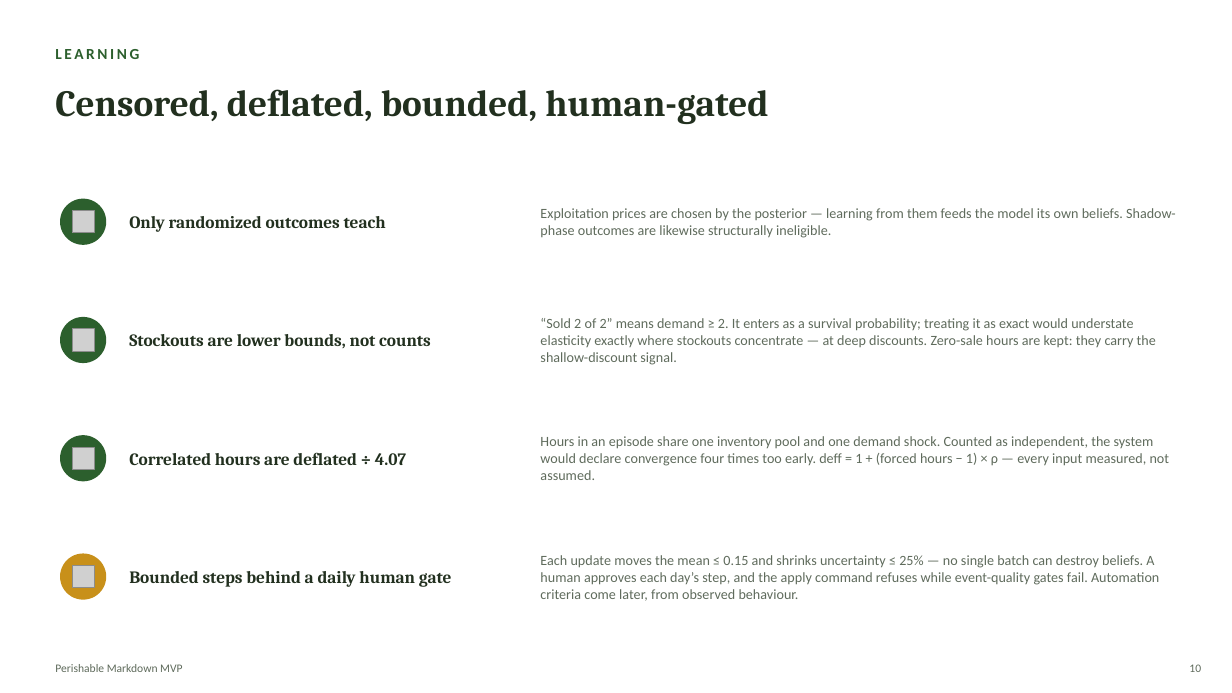
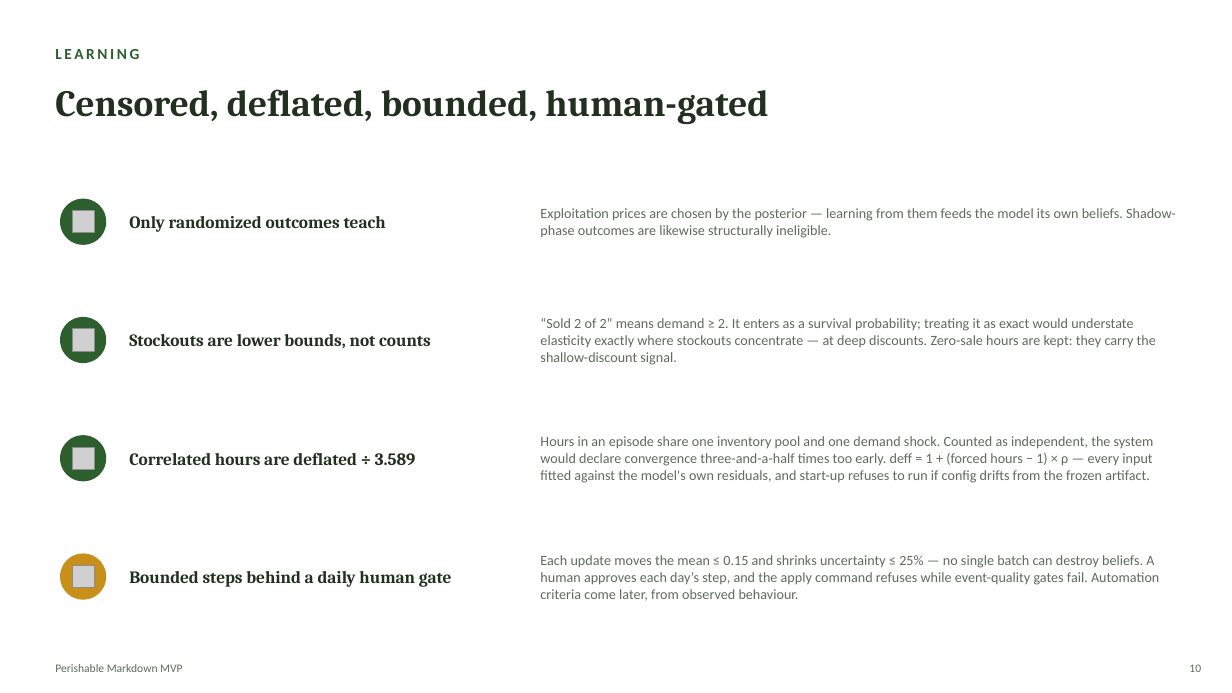
Before and after one commit to Kamalyunus/fresh-markdown, a slide deck: slide 10 of docs/perishable_markdown_tech_deck.pptx. Drawn at 1232x693 pixels with LibreOffice and Linux fonts; fonts in the diff are those of the drawing; grey boxes stand for pictures. Boxes give left, top, right and bottom in pixels: in the first picture for what was removed or moved away, otherwise in the second. Text is boxed around its words. In the diff, an @@ line names an element or a change of style, - is before the commit and + after.

```diff
--- a/docs/perishable_markdown_tech_deck.pptx
+++ b/docs/perishable_markdown_tech_deck.pptx
@@ text at box(540, 436, 1154, 483): text changed @@
-Hours in an episode share one inventory pool and one demand shock. Counted as independent, the system would declare convergence four times too early. deff = 1 + (forced hours − 1) × ρ — every input measured, not assumed.
+Hours in an episode share one inventory pool and one demand shock. Counted as independent, the system would declare convergence three-and-a-half times too early. deff = 1 + (forced hours − 1) × ρ — every input fitted against the model's own residuals, and start-up refuses to run if config drifts from the frozen artifact.
@@ text at box(129, 452, 416, 465): text changed @@
-Correlated hours are deflated ÷ 4.07
+Correlated hours are deflated ÷ 3.589
```
Also in this commit, not shown: 2 other slides changed, 5 other files.
